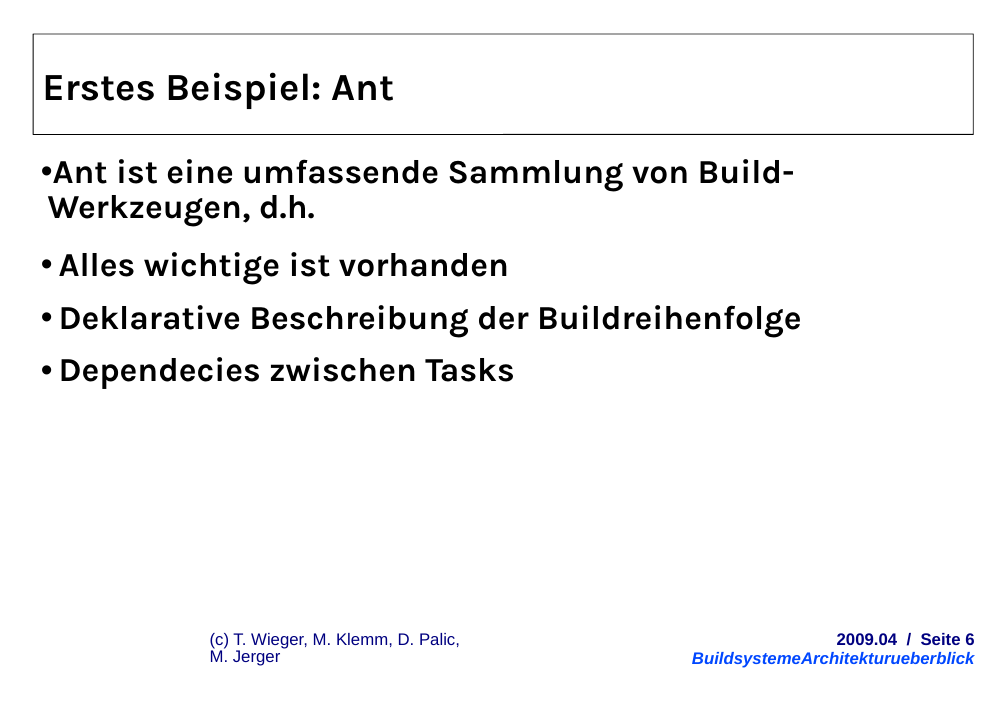
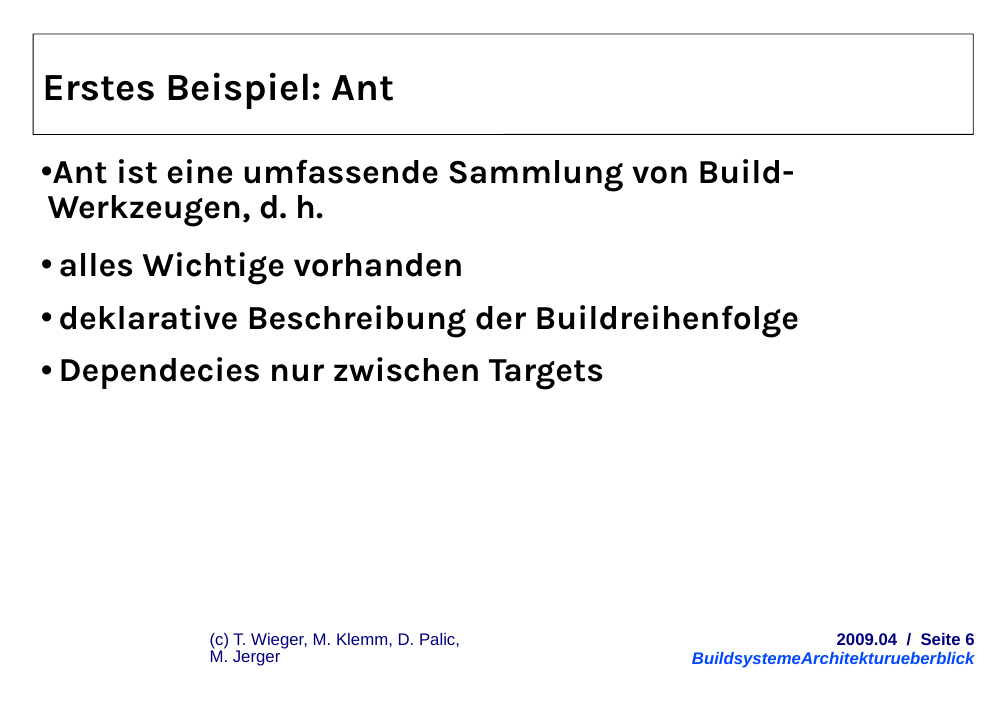
Before and after one commit to herrwieger/experttrainingbuildsystems, a slide deck: slide 6 of praesentationen/BuildsystemeArchitekturueberblick.odp. Drawn at 1008x713 pixels with LibreOffice and Linux fonts; fonts in the diff are those of the drawing; background and template pictures are left out. Boxes give left, top, right and bottom in pixels: in the first picture for what was removed or moved away, otherwise in the second. Text is boxed around its words. In the diff, an @@ line names an element or a change of style, - is before the commit and + after.

```diff
--- a/praesentationen/BuildsystemeArchitekturueberblick.odp
+++ b/praesentationen/BuildsystemeArchitekturueberblick.odp
@@ text at <box>48,159,799,390</box>: text changed @@
-• Ant ist eine umfassende Sammlung von Build-Werkzeugen, d.h.
-  • Alles wichtige ist vorhanden
-  • Deklarative Beschreibung der Buildreihenfolge
-  • Dependecies zwischen Tasks
+• Ant ist eine umfassende Sammlung von Build-Werkzeugen, d. h.
+  • alles Wichtige vorhanden
+  • deklarative Beschreibung der Buildreihenfolge
+  • Dependecies nur zwischen Targets
```
Also in this commit, not shown: 8 other slides changed, 2 slides added, 1 slide removed.
